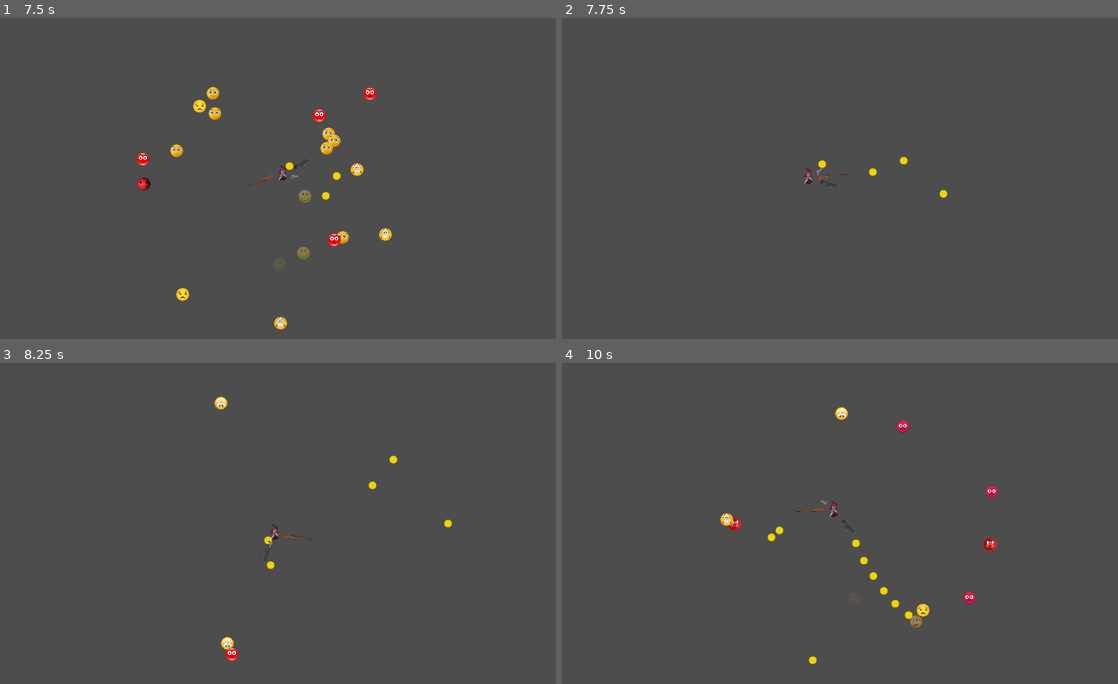
Above: before the commit, frames 1-4 (two rows, left to right).
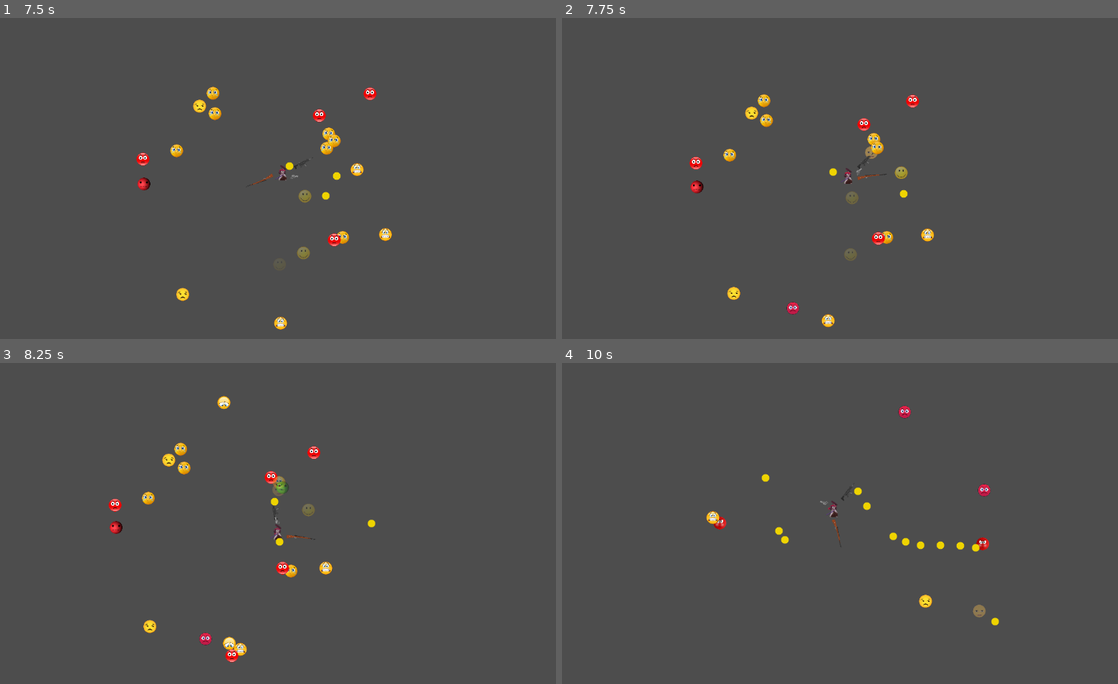
Above: after the commit, the same moments.

Repository: NemoDacremont/vampire_le_survivant
Game: Godot game, scene res://src/maps/first_map/map.tscn
Same seed, same stepped clock (60 frames per second), same inputs: the game is played once before the commit and once after it.
Inputs:
- Up to frame 1 (7.5 s): hold D (move_right) 0.53-1.28 s; tap K (fireball) every 0.75 s from 0.6 to 7.35 s; hold S (move_down) 1.28-2.03 s; hold D (move_right) 2.03-2.78 s; hold W (move_up) 2.78-3.53 s; hold A (move_left) 3.53-5.03 s; hold S (move_down) 5.03-5.78 s; hold D (move_right) 5.78-6.53 s; hold W (move_up) 6.53-7.28 s; hold D (move_right) from 7.28 s (still down)
- Up to frame 2 (7.75 s): keep holding D (move_right)
- Up to frame 3 (8.25 s): release D (move_right) at 8.03 s; hold S (move_down) from 8.03 s (still down); tap K (fireball) at 8.1 s
- Up to frame 4 (10 s): release S (move_down) at 8.78 s; hold A (move_left) 8.78-9.53 s; tap K (fireball) at 8.85, 9.6 s; hold W (move_up) from 9.53 s (still down)

Frame 1 is identical in both runs. In frame 2, 1.7% of the frame differs, in the area x 22-70%, y 23-97%; in frame 3, 1.8%, in the area x 19-82%, y 10-94%; in frame 4, 1.7%.

Commit message:
max level

Diff:
--- a/src/player/player.gd
+++ b/src/player/player.gd
@@ -14,6 +14,7 @@
 var xp: float
 var level: int
 var xp_required: float = 1
+const MAX_LEVEL: int = 40
 
 var direction: Vector2 = Vector2.ZERO
 
@@ -80,5 +81,5 @@
 
 func level_up():
 	print("level up "+str(level))
-	if level > 20:
+	if level > MAX_LEVEL:
 		emit_signal("death")
